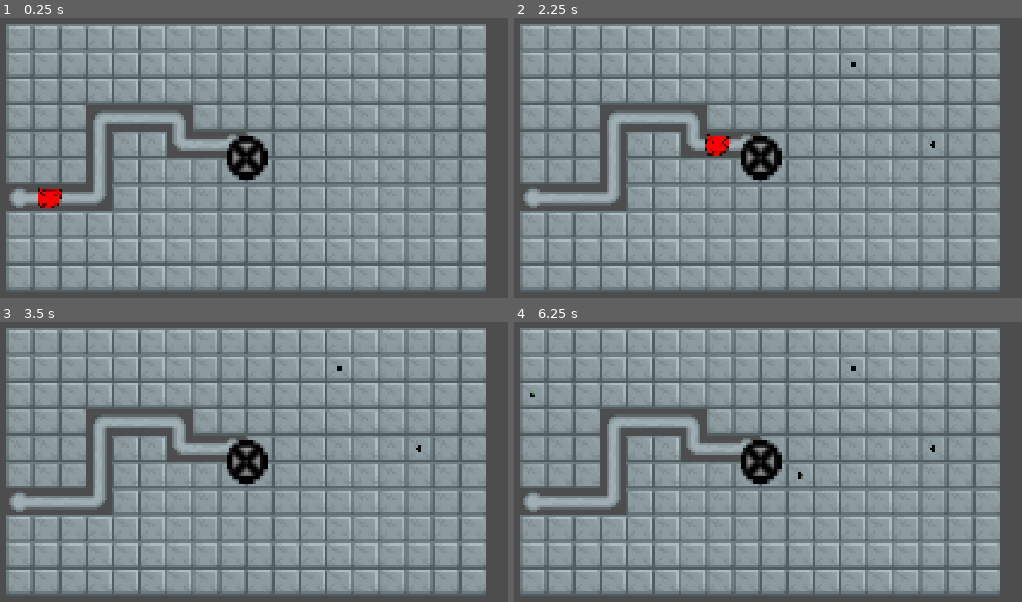
Above: before the commit, frames 1-4 (two rows, left to right).
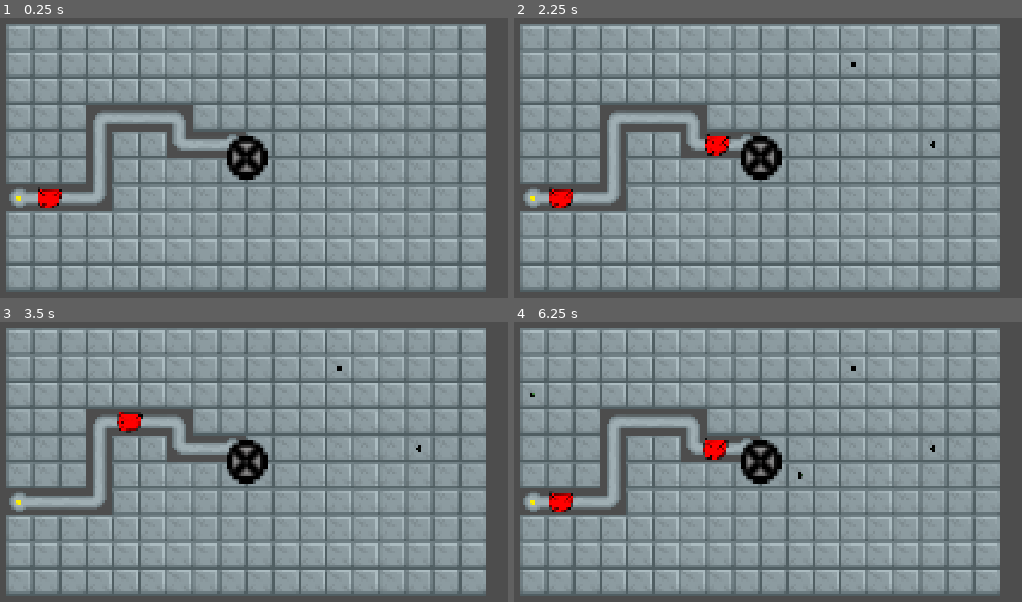
Above: after the commit, the same moments.

Repository: MasonGailiunas/csproject
Game: Godot game, scene res://Scenes/battle.tscn
The game is run twice, just before and just after one commit, with the same random seed, the same clock (stepped at 60 frames per second) and the same inputs. Before the commit the project starts from res://main.tscn.
Inputs (mouse positions are in pixels of both pictures, inside the frame that each line leads up to):
- Up to frame 1 (0.25 s): no input
- Up to frame 2 (2.25 s): move the mouse to (935, 135) at 0.52 s; hold E (toggle_build) 0.53-1.25 s; click (935, 135) at 0.67 s; drag from (600, 180) to (935, 144) at 1.27 s; move the mouse to (839, 60) at 2.02 s; hold E (toggle_build) from 2.03 s (still down); click (839, 60) at 2.17 s
- Up to frame 3 (3.5 s): release E (toggle_build) at 2.75 s; drag from (208, 551) to (340, 369) at 2.77 s
- Up to frame 4 (6.25 s): move the mouse to (1001, 529) at 3.52 s; hold E (toggle_build) 3.53-4.25 s; click (1001, 529) at 3.67 s; drag from (519, 394) to (1011, 529) at 4.27 s; move the mouse to (798, 462) at 5.02 s; hold E (toggle_build) 5.03-5.75 s; click (798, 462) at 5.17 s; drag from (641, 350) to (600, 484) at 5.77 s

The runs differ from the first frame. In frame 1, less than 0.1% of the frame differs, in the area x 3-5%, y 63-66%; in frame 2, 0.3%; in frame 3, 0.3%; in frame 4, 0.6%, in the area x 3-43%, y 41-68%.

Commit message:
finished wave manager, enemies spawn in waves finally
9/21

Diff:
--- a/Scenes/battle.gd
+++ b/Scenes/battle.gd
@@ -3,7 +3,7 @@
 @onready var path_2d: Path2D = $Path2D
 
 func _ready() -> void:
-	wave_manager.spawn_location_node = path_2d
+	wave_manager.path_node = path_2d
 
 func _process(delta: float) -> void:
 	pass
--- a/Scenes/battle.tscn
+++ b/Scenes/battle.tscn
@@ -9,13 +9,7 @@
 [ext_resource type="PackedScene" uid="uid://de8dnr33ur4yr" path="res://Scenes/spawn_location.tscn" id="6_f6xt6"]
 [ext_resource type="PackedScene" uid="uid://dxsr3drsevq5p" path="res://Scenes/wave_manager.tscn" id="7_ww2ai"]
 [ext_resource type="Script" uid="uid://dtrcr6rjwutla" path="res://wave_1.gd" id="8_lrv64"]
-
-[sub_resource type="PackedScene" id="PackedScene_lrv64"]
-
-[sub_resource type="Resource" id="Resource_qeyqd"]
-script = ExtResource("8_lrv64")
-enemy_scenes = Array[PackedScene]([SubResource("PackedScene_lrv64")])
-metadata/_custom_type_script = "uid://dtrcr6rjwutla"
+[ext_resource type="Resource" uid="uid://bqdt5rrp781sc" path="res://wave_1.tres" id="10_k7mbx"]
 
 [node name="MAIN" type="Node2D" unique_id=1929051744]
 script = ExtResource("1_qeyqd")
@@ -23,16 +17,24 @@
 [node name="Camera2D" type="Camera2D" parent="." unique_id=78217955]
 script = ExtResource("1_pd5xk")
 
-[node name="PlacementManager" parent="." unique_id=1106805761 instance=ExtResource("2_f6xt6")]
+[node name="PlacementManager" parent="." unique_id=1106805761 node_paths=PackedStringArray("tile_map_layer") instance=ExtResource("2_f6xt6")]
+tile_map_layer = NodePath("TileMapLayer")
 
 [node name="TileMapLayer" parent="PlacementManager" unique_id=95948562 instance=ExtResource("3_ww2ai")]
 
 [node name="MainTower" parent="." unique_id=235311839 instance=ExtResource("4_lrv64")]
 
 [node name="ENEMY" parent="." unique_id=602373079 instance=ExtResource("5_qeyqd")]
+visible = false
+position = Vector2(-715, -232)
 
 [node name="SPAWN_LOCATION" parent="." unique_id=154697959 instance=ExtResource("6_f6xt6")]
 position = Vector2(-545, 97)
 
-[node name="WaveManager" parent="." unique_id=1779233385 instance=ExtResource("7_ww2ai")]
-waves = Array[ExtResource("8_lrv64")]([SubResource("Resource_qeyqd")])
+[node name="WaveManager" parent="." unique_id=1779233385 node_paths=PackedStringArray("path_node") instance=ExtResource("7_ww2ai")]
+visible = false
+position = Vector2(-796, -306)
+waves = Array[ExtResource("8_lrv64")]([ExtResource("10_k7mbx")])
+path_node = NodePath("../PlacementManager/TileMapLayer/Path2D")
+
+[editable path="PlacementManager/TileMapLayer"]
--- a/Scenes/wave_manager.gd
+++ b/Scenes/wave_manager.gd
@@ -1,7 +1,7 @@
 extends Node2D
 
 @export var waves: Array[WaveData] = []
-@export var spawn_location_node: Path2D
+@export var path_node: Path2D
 
 @onready var spawn_timer: Timer = $SpawnTimer
 
@@ -10,6 +10,7 @@
 var active_enemies: int = 0
 
 func _ready() -> void:
+	print("!!! SCRIPT IS RUNNING AND ALIVE !!!")
 	spawn_timer.timeout.connect(_on_spawn_timer_timeout)
 	start_wave(current_wave_index)
 
@@ -23,22 +24,38 @@
 	active_enemies = 0
 
 	var current_wave = waves[current_wave_index]
-	print("Starting: ", current_wave.wave_name)
+
+	print("--- WAVE MANAGER DEBUG ---")
+	print("Wave Resource Found: ", current_wave)
+	if current_wave:
+		print("Wave Name: ", current_wave.wave_name)
+		print("Spawn Count: ", current_wave.spawn_count)
+		print("Spawn Delay: ", current_wave.spawn_delay)
+		print("Enemy Scenes Array Size: ", current_wave.enemy_scenes.size())
+	print("--------------------------")
 
 	spawn_timer.wait_time = current_wave.spawn_delay
 	spawn_timer.start()
 
 func spawn_enemy(enemy_scene: PackedScene) -> void:
-	if not enemy_scene or not spawn_location_node:
-		print("Warning: Missing enemy scene or spawn location node!")
+	if path_node == null:
+		path_node = get_parent().find_child("*Path2D*", true, false) as Path2D
+
+		if path_node == null:
+			path_node = get_parent().find_child("*SPAWN_LOCATION*", true, false) as Path2D
+
+	if not enemy_scene or not path_node:
+		print("--- CRITICAL DEBUG: WHERE IS THE PATH? ---")
+		print("Enemy Scene is loaded fine! The track is missing.")
+		print("Printing your entire level structure below to find the path:")
+		get_tree().current_scene.print_tree_pretty()
+		print("------------------------------------------")
 		return
 
 	var enemy_instance = enemy_scene.instantiate()
-
 	enemy_instance.loop = false
 
-	spawn_location_node.add_child(enemy_instance)
-
+	path_node.add_child(enemy_instance)
 	active_enemies += 1
 
 	if enemy_instance.has_signal("tree_exited"):
@@ -47,9 +64,11 @@
 func _on_spawn_timer_timeout() -> void:
 	var current_wave = waves[current_wave_index]
 
-	print("Timer ticked! Spawned so far: ", enemies_spawned_this_wave, "/", current_wave.spawn_count)
+	var target_count = current_wave.spawn_count if current_wave.spawn_count > 0 else 10
 
-	if enemies_spawned_this_wave < current_wave.spawn_count:
+	print("Timer ticked! Spawned so far: ", enemies_spawned_this_wave, "/", target_count)
+
+	if enemies_spawned_this_wave < target_count:
 		spawn_enemy(current_wave.enemy_scenes.pick_random())
 		enemies_spawned_this_wave += 1
 	else:
--- a/Scenes/wave_manager.tscn
+++ b/Scenes/wave_manager.tscn
@@ -14,6 +14,6 @@
 script = ExtResource("1_6x8f1")
 waves = Array[ExtResource("2_j7jtk")]([SubResource("Resource_j7jtk")])
 
-[node name="Timer" type="Timer" parent="." unique_id=1373711698]
+[node name="SpawnTimer" type="Timer" parent="." unique_id=1373711698]
 
 [node name="spawn_location" parent="." unique_id=154697959 instance=ExtResource("2_51qnr")]
--- a/gamecamera.gd
+++ b/gamecamera.gd
@@ -2,14 +2,12 @@
 
 @onready var camera: Camera2D = $Camera2D
 
-# Called when the node enters the scene tree for the first time.
 func _ready() -> void:
-	pass # Replace with function body.
+	pass
 
 func move_to_spot(target_pos: Vector2) -> void:
 	camera.global_position = target_pos
 
 
-# Called every frame. 'delta' is the elapsed time since the previous frame.
 func _process(delta: float) -> void:
 	pass
--- a/placement_manager.gd
+++ b/placement_manager.gd
@@ -1,7 +1,7 @@
 extends Node2D
 
 @export var item_scene: PackedScene
-@onready var tile_map_layer: TileMapLayer = $TileMapLayer
+@export var tile_map_layer: TileMapLayer
 
 var current_preview: Area2D = null
 var source_id = 0
@@ -64,6 +64,3 @@
 func cancel_placement() -> void:
 	current_preview.queue_free()
 	current_preview = null
-
-func _ready() -> void:
-	print(tile_map_layer)
--- a/project.godot
+++ b/project.godot
@@ -11,7 +11,7 @@
 [application]
 
 config/name="csproject"
-run/main_scene="uid://twbtfld5y380"
+run/main_scene="uid://vbdnktli7oxn"
 config/features=PackedStringArray("4.7", "Forward Plus")
 config/icon="res://icon.svg"
 
--- a/wave_1.gd
+++ b/wave_1.gd
@@ -3,5 +3,5 @@
 
 @export var wave_name: String = "Wave 1"
 @export var enemy_scenes: Array[PackedScene]
-@export var spawn_count: int = 10
-@export var spawn_delay: float = 1.0
+@export var spawn_count: int = 9
+@export var spawn_delay: float = 2.0
--- /dev/null
+++ b/wave_1.tres
@@ -0,0 +1,9 @@
+[gd_resource type="Resource" script_class="WaveData" format=3 uid="uid://bqdt5rrp781sc"]
+
+[ext_resource type="PackedScene" uid="uid://b25ncq5a3kwyt" path="res://Scenes/pathfollow.tscn" id="1_fvwh2"]
+[ext_resource type="Script" uid="uid://dtrcr6rjwutla" path="res://wave_1.gd" id="1_ygkyi"]
+
+[resource]
+script = ExtResource("1_ygkyi")
+enemy_scenes = Array[PackedScene]([ExtResource("1_fvwh2")])
+metadata/_custom_type_script = "uid://dtrcr6rjwutla"
